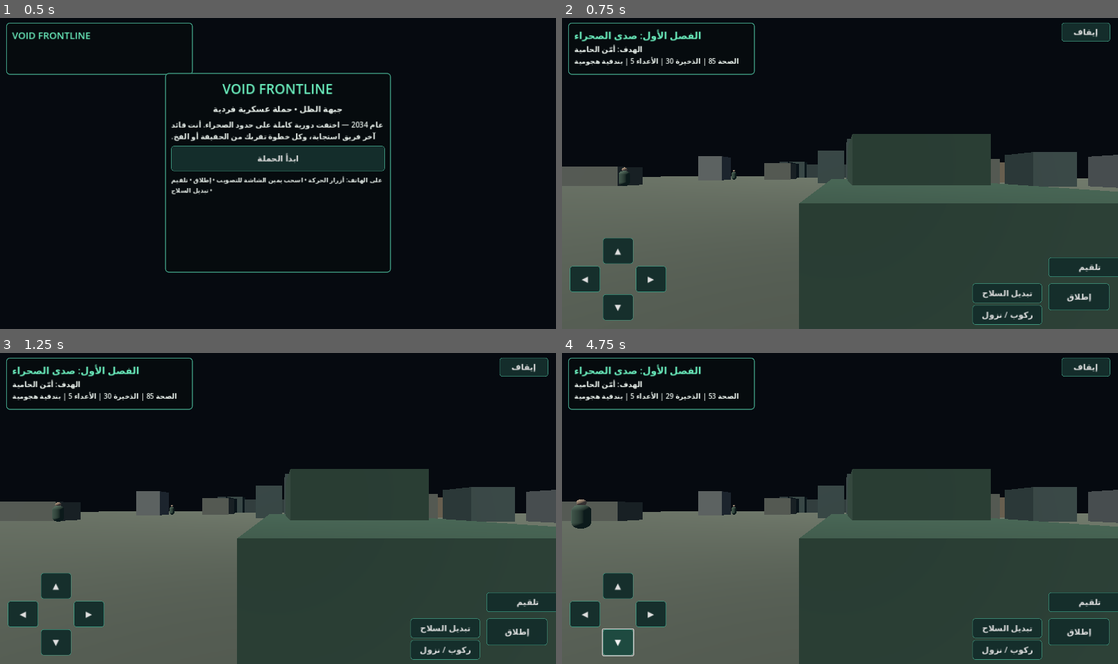
Above: before the commit, frames 1-4 (two rows, left to right).
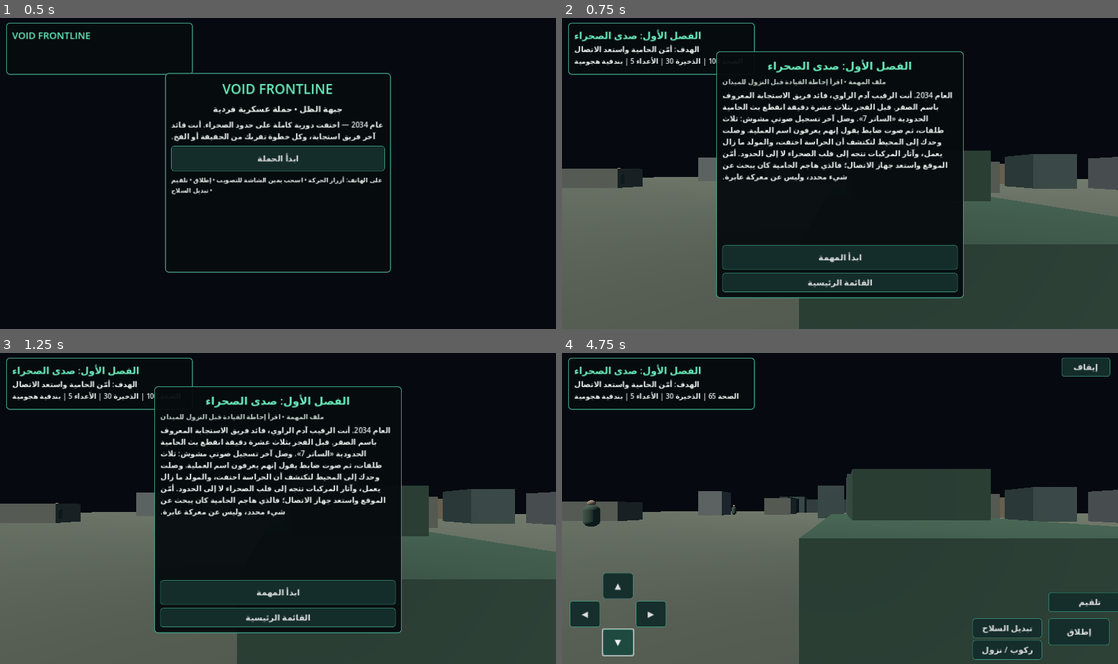
Above: after the commit, the same moments.

Repository: i7m18/-VOID-AI
Game: Godot game, scene res://scenes/main.tscn
The game is run twice, just before and just after one commit, with the same random seed, the same clock (stepped at 60 frames per second) and the same inputs.
Inputs (mouse positions are in pixels of both pictures, inside the frame that each line leads up to):
- Up to frame 1 (0.5 s): no input
- Up to frame 2 (0.75 s): click "ابدأ الحملة" at 0.5 s
- Up to frame 3 (1.25 s): no input
- Up to frame 4 (4.75 s): click (840, 592) at 1.25 s, where only the run after the commit has a clickable "ابدأ المهمة"; click "◀" at 2 s; click "▶" at 2.75 s; click "▲" at 3.5 s; click "▼" at 4.25 s

Frame 1 is identical in both runs. In frame 2, 29% of the frame differs, in the area x 0-100%, y 1-99%; in frame 3, 29%; in frame 4, 0.7%.

Commit message:
Expand Arabic campaign to nine story chapters with briefings

Diff:
--- a/fps-game/scripts/game.gd
+++ b/fps-game/scripts/game.gd
@@ -3,11 +3,15 @@
 const PlayerScript = preload("res://scripts/player.gd")
 const EnemyScript = preload("res://scripts/enemy.gd")
 const MISSIONS := [
- {"title":"الفصل الأول: صدى الصحراء","brief":"عام 2034. انقطع الاتصال بحامية الساتر 7 بعد نداء استغاثة قصير. أمّن المحيط واعثر على جهاز الإرسال قبل وصول التعزيزات المعادية.","objective":"أمّن الحامية","enemies":5},
- {"title":"الفصل الثاني: آخر قافلة","brief":"قافلة إمداد احتُجزت قرب الوادي. تحرّك بين الحواجز، أوقف القوة المهاجمة وافتح الطريق للقافلة.","objective":"افتح طريق القافلة","enemies":7},
- {"title":"الفصل الثالث: مدينة بلا فجر","brief":"قنّاصون يسيطرون على أسطح المدينة وفريق استطلاع محاصر ينتظر الإخلاء. بدّل سلاحك حسب المسافة ولا تتوقف في الشوارع المكشوفة.","objective":"أنقذ فريق الاستطلاع","enemies":9},
- {"title":"الفصل الرابع: المنشأة السوداء","brief":"كشف جهاز الإرسال عن منشأة اتصالات محصنة. عطّل الحراسة الخارجية واقتحم مركز القيادة قبل محو سجلات العملية.","objective":"اخترق محيط المنشأة","enemies":11},
- {"title":"الفصل الخامس: طريق العودة","brief":"الممر الوحيد للخروج تحت السيطرة. قُد المركبة المدرعة عبر الوادي وواجه آخر موجة حتى تصل إلى نقطة الإخلاء.","objective":"أمّن نقطة الإخلاء","enemies":13}
+ {"title":"الفصل الأول: صدى الصحراء","brief":"العام 2034. أنت الرقيب آدم الراوي، قائد فريق الاستجابة المعروف باسم الصقر. قبل الفجر بثلاث عشرة دقيقة انقطع بث الحامية الحدودية «الساتر 7». وصل آخر تسجيل صوتي مشوش: ثلاث طلقات، ثم صوت ضابط يقول إنهم يعرفون اسم العملية. وصلت وحدك إلى المحيط لتكتشف أن الحراسة اختفت، والمولد ما زال يعمل، وآثار المركبات تتجه إلى قلب الصحراء لا إلى الحدود. أمّن الموقع واستعد جهاز الاتصال؛ فالذي هاجم الحامية كان يبحث عن شيء محدد، وليس عن معركة عابرة.","radio":"آدم، هنا الملازم ليلى حسن في غرفة العمليات. لا تثق بأي تردد غير مشفر. أرسلنا لك إحداثيات الساتر 7، لكن الإشارة انقطعت قبل أن نعرف من كان يراقبنا.","objective":"أمّن الحامية واستعد الاتصال","enemies":5},
+ {"title":"الفصل الثاني: آخر قافلة","brief":"من جهاز الإرسال تستخرج نداء استغاثة يعود إلى قافلة طبية خرجت قبل يومين ولم تصل. تقودك الآثار إلى ممر ضيق بين التلال، حيث احترقت شاحنة الإمداد وبقيت حقيبة إسعافات مفتوحة على الأرض. الناجي الوحيد، سائق اسمه ناصر، يخبرك أن المهاجمين لم يأخذوا الوقود أو الطعام؛ أخذوا صناديق أجهزة اتصال تحمل أرقاماً عسكرية. عليك فتح طريق القافلة وإخراج السائق من الكمين. يصر ناصر على أن المهاجمين كانوا يعرفون وقت المرور بالدقيقة، ما يعني أن جدول التحرك سُرّب من الداخل.","radio":"ليلى: القافلة لم تكن مدرجة في أي بث عام. إذا كان كلام السائق صحيحاً، فهناك شخص يرسل تحركاتنا إلى مجموعة تسمي نفسها الغراب.","objective":"افتح ممر الوادي واحمِ الناجي","enemies":7},
+ {"title":"الفصل الثالث: مدينة بلا فجر","brief":"يقودك السائق إلى أطراف مدينة قديمة أُخليت على عجل. خلف النوافذ المكسورة أضواء أجهزة لاسلكية، وعلى الأسطح حراس يبدلون مواقعهم كلما تحركت. فريق استطلاع صديق بقي محاصراً في مدرسة مهجورة بعد أن اكتشف شحنة أسلحة مخبأة تحت مستشفى مدني. قائد الفريق، الملازم سامر، يملك نصف سجل الشحنة فقط؛ النصف الآخر يحمل ختم قيادة لا يفترض أن يكون متورطاً. اختر السلاح المناسب: الرشاش للمواجهات القريبة، والقنص للأهداف البعيدة، وتجنب كشف موقع الفريق قبل الوصول إلى الساحة.","radio":"سامر عبر قناة ضعيفة: لسنا بحاجة إلى إنقاذ بطولي، نحتاج فقط إلى إخراج المدنيين أولاً. هناك أطفال في القبو، والعدو يعرف أننا لن نطلق النار عشوائياً.","objective":"أمّن المدرسة وأخرج فريق الاستطلاع","enemies":8},
+ {"title":"الفصل الرابع: إشارة تحت الأرض","brief":"من السجل تحصل على إحداثيات محطة ترحيل قديمة خارج المدينة. تبدو المنشأة مهجورة، لكن مولدها يسحب طاقة تكفي لحي كامل، وكابلاتها تختفي في نفق تحت الأرض. أثناء تقدمك تجد أنظمة مراقبة حديثة موصولة بشبكة عسكرية قديمة. المهمة ليست تدمير المحطة؛ يجب استعادة وحدة التخزين سليمة لتحديد مصدر التسريب. كلما اقتربت من غرفة التحكم زادت مقاومة الحراسة، وكأنهم ينتظرون فريقك بالذات. إذا كان الفخ معداً سلفاً، فالوقت يعمل ضدك.","radio":"ليلى: قاعدة البيانات تقول إن المنشأة مغلقة منذ سبع سنوات. لا يوجد تصريح صيانة ولا فريق أمن مسجل. آدم، لا بد أن أحدهم صنع هوية وهمية للموقع.","objective":"اعثر على وحدة التخزين","enemies":9},
+ {"title":"الفصل الخامس: المنشأة السوداء","brief":"تفتح وحدة التخزين خريطة لمنشأة تسمى «المرآة»، ومجموعة أوامر موقعة برمز قائد العمليات العقيد فارس. فارس هو الضابط الذي درّبك، وهو الرجل الذي أعلن وفاة أخيك في مهمة قبل عامين. لا تعرف إن كانت التوقيعات حقيقية أم مزيفة، لكن الخريطة تشير إلى مركز قيادة داخل مجمع صناعي محصن. عليك اختراق المحيط والوصول إلى غرفة الاتصالات قبل حذف النسخة الأصلية. هنا للمرة الأولى يدرك فريق الصقر أن ما يواجهه ليس عصابة تهريب؛ إنه تنظيم يستخدم معدات الدولة وبياناتها وسلطتها ليبقى بلا أثر.","radio":"سامر: إذا كان فارس متورطاً، فقد يكون كل تقرير أرسلناه قد وصل إليهم. لا ترسل موقعنا إلى القناة الرسمية. سأحمي الفريق وأنت خذ السجل.","objective":"اخترق محيط المرآة واستعد السجل","enemies":10},
+ {"title":"الفصل السادس: الرجل الذي عاد","brief":"داخل غرفة الأرشيف تجد رسالة قصيرة موقعة باسم النقيب كريم الراوي، أخيك الذي قيل إنه مات. الرسالة مؤرخة قبل ثلاثة أيام وفيها تحذير واحد: «لا تثق بأوامر الإخلاء». يخرج من التسجيل صوت كريم متعباً لكنه حي، ويذكر أن المرآة تختبر شبكة توجيه تسمح بتغيير أوامر الوحدات الميدانية من مركز بعيد. المعلومة الأخطر أن هناك ناقلاً يخرج الليلة من المنشأة يحمل المفتاح الرئيسي. لا يمكنك إنقاذ أخيك الآن دون المخاطرة بالسجل كله. عليك اجتياز ممر الخدمة وتعطيل فريق الحراسة، بينما يصارع آدم قراراً لم يواجهه طوال خدمته: تنفيذ المهمة أم مطاردة الحقيقة الشخصية.","radio":"ليلى بصوت خافت: آدم، أعرف أنك سمعت الرسالة. إذا كان كريم حياً، فقد يكون هو من سرّب الإحداثيات أو ربما كان يحاول إيقافهم. لا تحكم قبل أن تراه.","objective":"اعبر ممر الخدمة وأوقف الناقل","enemies":11},
+ {"title":"الفصل السابع: وادي الرماد","brief":"يصل الناقل إلى طريق جبلي تلتقي فيه القوافل العسكرية والمدنية. تهب عاصفة ترابية تخفض الرؤية إلى أمتار قليلة، وتظهر مركبات معادية على جانبي الطريق. تستطيع استخدام المركبة المدرعة الموجودة قرب نقطة الانطلاق للتقدم بسرعة وتخفيف أثر النار، لكن الطريق ضيق ولا يحميك من الكمائن. في منتصف الوادي تجد إشارات إلى أن الناقل ليس شخصاً بل خادم متنقل يحتوي على مفتاح الشبكة. يجب أن تصل إلى نقطة العبور قبل أن يتم تفعيل المفتاح في وحدات الحدود؛ وإلا ستتحول القوات الصديقة إلى أهداف لبعضها.","radio":"سامر: أخرجت المدنيين من المدينة. هذه فرصتنا الوحيدة، لكن لا تطارد المركبات إلى داخل العاصفة. خذ المفتاح واتجه إلى نقطة الإخلاء.","objective":"اعبر الوادي واستعد مفتاح الشبكة","enemies":12},
+ {"title":"الفصل الثامن: فجر بلا أوامر","brief":"تعود إلى نقطة الإخلاء لتكتشف أن قناة القيادة أصدرت أمراً باعتقال فريق الصقر بتهمة الخيانة. قبل أن يكتمل الحصار، يظهر كريم على تردد احتياطي ويكشف الحقيقة: كان محتجزاً داخل المرآة وأُجبر على اختبار الشبكة، ثم سرّب الأدلة إلى الساتر 7. لم يمت؛ بل أُعلن موته حتى يتوقف أحد عن البحث عنه. يوضح أن المفتاح لن يتوقف إلا من غرفة القيادة الرئيسية. تجمع ليلى وسامر وناصر عبر تردد واحد، وتقررون دخول المنشأة مرة أخيرة وبث السجل كاملاً إلى المحطات المستقلة. هذه ليست مهمة عسكرية عادية بعد الآن؛ إنها محاولة لإنهاء حرب صُنعت بأوامر مزيفة، وإنقاذ وحدات لا تعرف أنها تُستخدم.","radio":"كريم: آدم، إن وصلت إليّ فلا تطلق النار قبل أن تسمعني. أعرف أنني خذلتك، لكن هذا الملف هو الدليل الوحيد. عندما يبدأ البث، لن يستطيعوا إعادته إلى الظلام.","objective":"احمِ غرفة الإرسال وأكمل البث","enemies":13},
+ {"title":"الخاتمة: اسم الصقر","brief":"عند الفجر تنطلق الإشارة، وتظهر على الشاشات سجلات التحركات والأوامر المزورة وحسابات التمويل التي تربط المرآة بشبكة الغراب. تتوقف وحدات الحدود عن تبادل النار، وتبدأ فرق مستقلة بتأمين المدنيين والأسرى. يخرج آدم من المنشأة مع كريم؛ لا تنتهي الخسائر برسالة إذاعية، ولا يعود الذين فقدتموهم، لكن الكذبة لم تعد قادرة على ابتلاع الحقيقة. يطلب كريم العودة إلى المحاكمة كشاهد، بينما يعرف آدم أنه سيواجه تحقيقاً بسبب عصيان أوامر الإخلاء. يوافق على ذلك؛ لأن حماية البلد لا تعني حماية من اختطف قراره. وبينما تشرق الشمس على الوادي، يصل آخر نداء من ليلى: «الصقر، انتهت المهمة».","radio":"ليلى: كل المحطات استلمت السجل. هذه المرة لن يستطيع أحد إطفاء الإشارة. أخرجوا من هناك، والباقي سنواجهه معاً.","objective":"اصمد حتى اكتمال الإرسال","enemies":14}
 ]
 var world_root: Node3D
 var player: CharacterBody3D
@@ -144,7 +148,7 @@
  _start_mission()
 
 func _start_mission() -> void:
- game_active = true
+ game_active = false
  mission_won = false
  move_state = Vector2.ZERO
  fire_held = false
@@ -160,8 +164,47 @@
  _spawn_vehicle()
  _spawn_enemies()
  _build_touch_controls()
- story_label.text = MISSIONS[mission_index]["brief"]
+ story_label.text = ""
  _update_hud()
+ _show_briefing_menu()
+
+func _show_briefing_menu() -> void:
+ if is_instance_valid(menu_panel): menu_panel.queue_free()
+ menu_panel = PanelContainer.new()
+ menu_panel.anchor_left = 0.5
+ menu_panel.anchor_right = 0.5
+ menu_panel.anchor_top = 0.5
+ menu_panel.anchor_bottom = 0.5
+ menu_panel.offset_left = -285
+ menu_panel.offset_right = 285
+ menu_panel.offset_top = -280
+ menu_panel.offset_bottom = 280
+ menu_panel.add_theme_stylebox_override("panel",_panel_style())
+ hud_layer.add_child(menu_panel)
+ var col := VBoxContainer.new()
+ col.add_theme_constant_override("separation",8)
+ menu_panel.add_child(col)
+ var heading := _label(str(MISSIONS[mission_index]["title"]),25,Color(0.42,0.94,0.75))
+ heading.horizontal_alignment = HORIZONTAL_ALIGNMENT_CENTER
+ col.add_child(heading)
+ col.add_child(_label("ملف المهمة • اقرأ إحاطة القيادة قبل النزول للميدان",15,Color(0.78,0.84,0.80)))
+ var scroll := ScrollContainer.new()
+ scroll.custom_minimum_size = Vector2(500,350)
+ scroll.size_flags_vertical = Control.SIZE_EXPAND_FILL
+ col.add_child(scroll)
+ var briefing := _label(str(MISSIONS[mission_index]["brief"]),17)
+ briefing.custom_minimum_size = Vector2(480,0)
+ briefing.size_flags_horizontal = Control.SIZE_EXPAND_FILL
+ scroll.add_child(briefing)
+ var start := _make_button("ابدأ المهمة",Callable(self,"_begin_mission"),56)
+ col.add_child(start)
+ var back := _make_button("القائمة الرئيسية",Callable(self,"_show_main_menu"),44)
+ col.add_child(back)
+
+func _begin_mission() -> void:
+ if is_instance_valid(menu_panel): menu_panel.queue_free()
+ game_active = true
+ story_label.text = "اتصال لاسلكي: " + str(MISSIONS[mission_index]["radio"])
 
 func _build_world() -> void:
  var ground := StaticBody3D.new()
